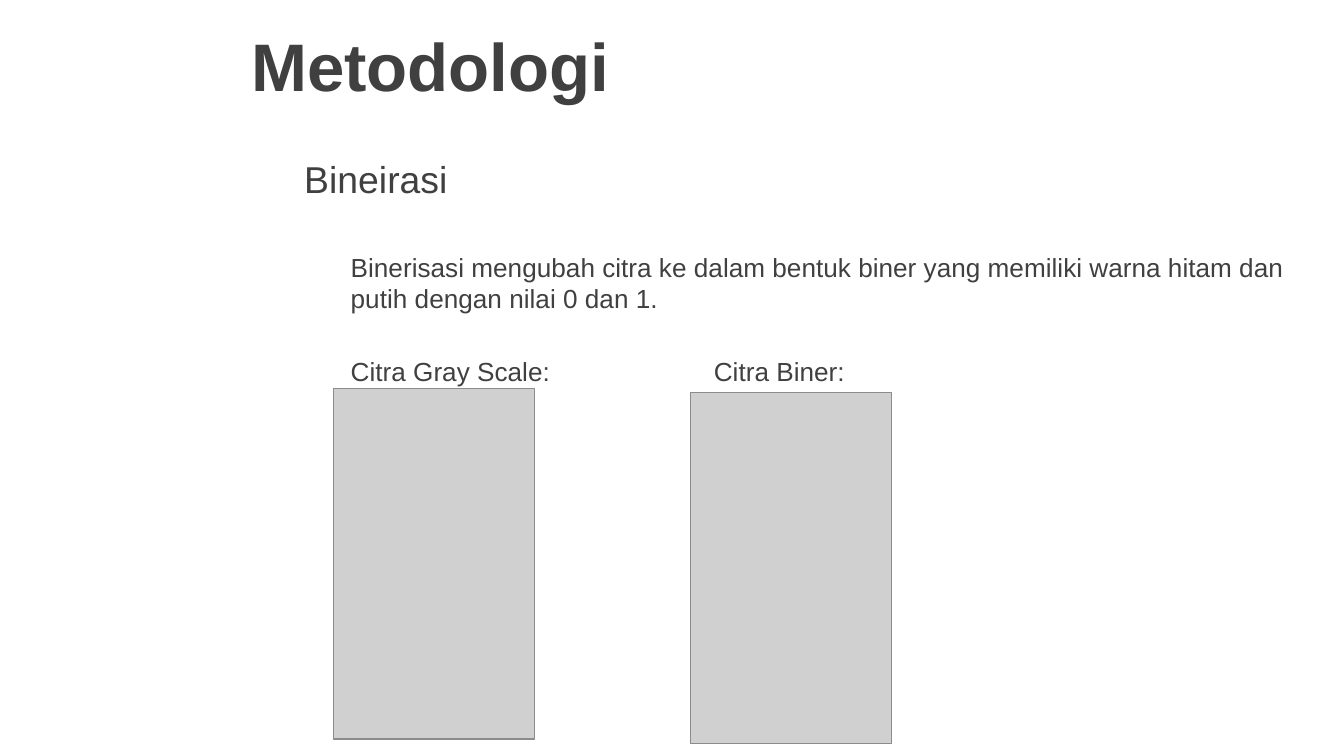
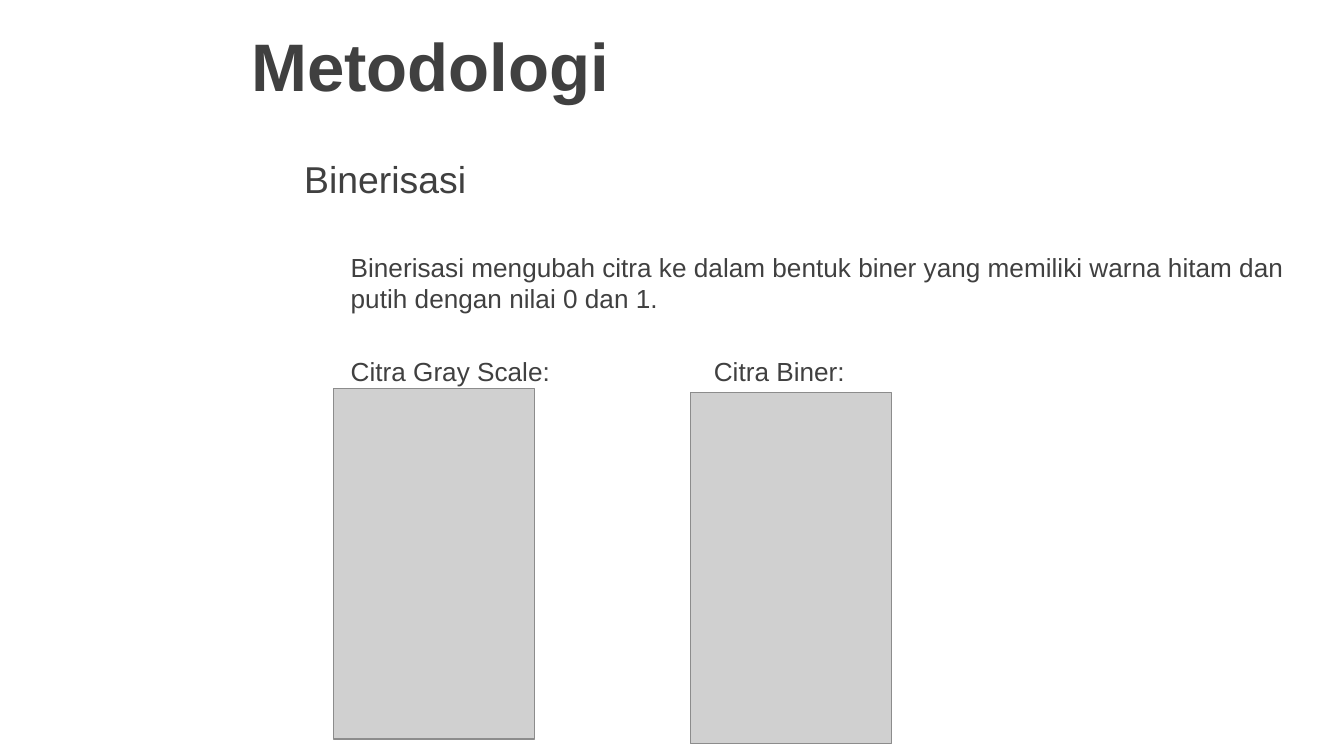
Before and after one commit to ainawind27/arabicocr-data, a slide deck: slide 7 of 1. presentasi/SEMINAR TESIS II/Green-abstract-background-and-squares-PowerPoint-Templates-Widescreen.pptx (slide 6 before the commit). Drawn at 1344x756 pixels with LibreOffice and Linux fonts; fonts in the diff are those of the drawing; grey boxes stand for pictures; background and template pictures are left out. Boxes give left, top, right and bottom in pixels: in the first picture for what was removed or moved away, otherwise in the second. Text is boxed around its words. In the diff, an @@ line names an element or a change of style, - is before the commit and + after.

```diff
--- a/1. presentasi/SEMINAR TESIS II/Green-abstract-background-and-squares-PowerPoint-Templates-Widescreen.pptx
+++ b/1. presentasi/SEMINAR TESIS II/Green-abstract-background-and-squares-PowerPoint-Templates-Widescreen.pptx
@@ text at [304,166,466,194]: text changed @@
-Bineirasi
+Binerisasi
```
Also in this commit, not shown: 8 other slides changed, 22 slides added, 47 other files.
